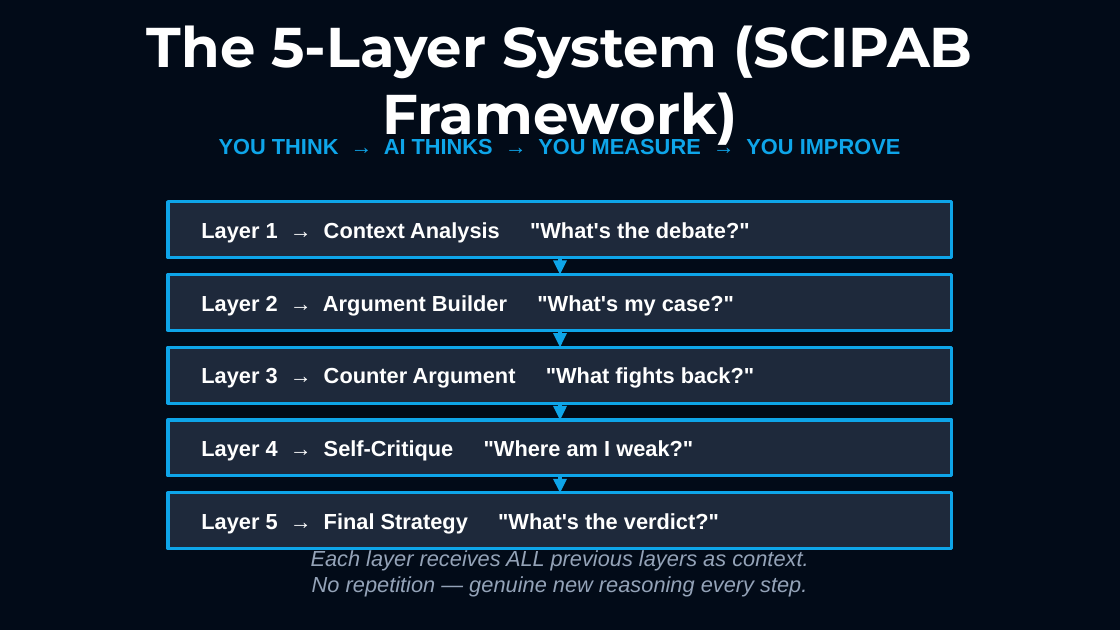
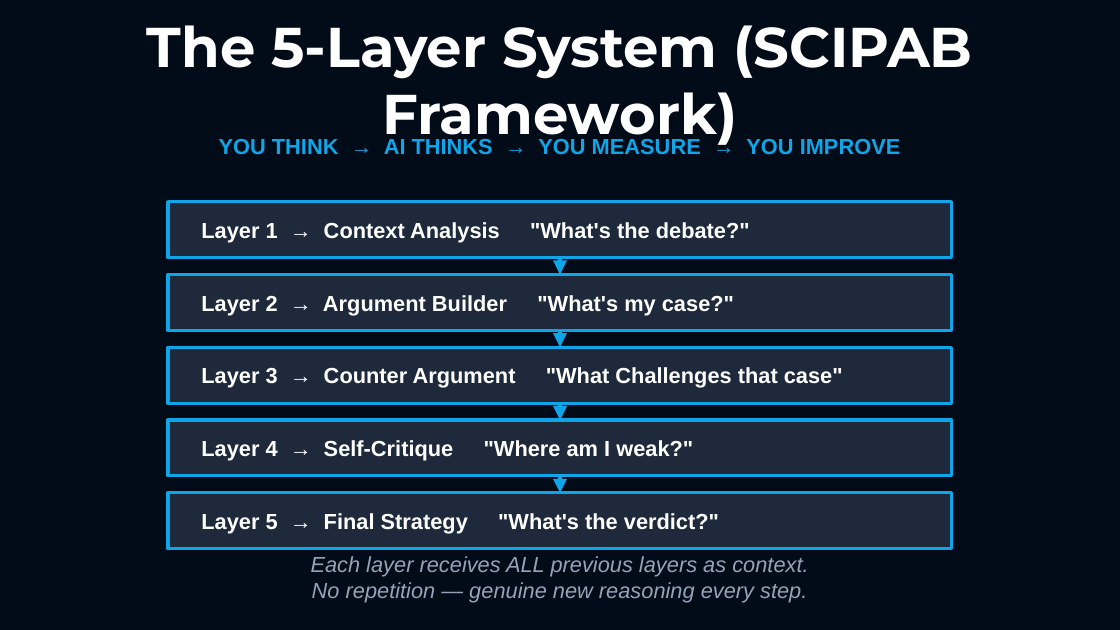
Before and after one commit to zaff3r-githubid/DebateIQ, a slide deck: slide 4 of Project_Submission/DebateIQ_Presentation.pptx. Drawn at 1120x630 pixels with LibreOffice and Linux fonts; fonts in the diff are those of the drawing. Boxes give left, top, right and bottom in pixels: in the first picture for what was removed or moved away, otherwise in the second. Text is boxed around its words. In the diff, an @@ line names an element or a change of style, - is before the commit and + after.

```diff
--- a/Project_Submission/DebateIQ_Presentation.pptx
+++ b/Project_Submission/DebateIQ_Presentation.pptx
@@ text at (x1=201, y1=367, x2=843, y2=388): text changed @@
-Layer 3 → Counter Argument "What fights back?"
+Layer 3 → Counter Argument "What Challenges that case"
@@ text "Each layer receives ALL previous ..." moved from (x1=311, y1=549, x2=808, y2=597) to (x1=311, y1=556, x2=808, y2=603) @@
```
Also in this commit, not shown: 1 other slide changed, 2 other files.
